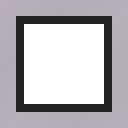
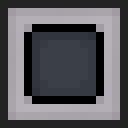
Layers edited between the first and the second (128, 128) image:
added layer "Melter Inactive" above "Furnace Inactive" over (24, 24, 104, 104)
showed "Border Top" over (0, 0, 128, 8)
showed "Border Left" over (0, 0, 8, 128)
showed "Border Bottom" over (0, 120, 128, 128)
showed "Border Right" over (120, 0, 128, 128)
showed "Border Top Gray" over (0, 8, 128, 16)
showed "Border Left Gray" over (8, 0, 16, 128)
showed "Border Right Gray" over (112, 0, 120, 128)
showed "Border Bottom Gray" over (0, 112, 128, 120)
hid "Tank Glass", moved it above "Upgrade Frame X" over (24, 24, 104, 104)
hid "Tank Border" over (16, 16, 112, 112)
hid "Basic copy" over (0, 0, 128, 128)
showed "Basic" over (0, 0, 128, 128)
